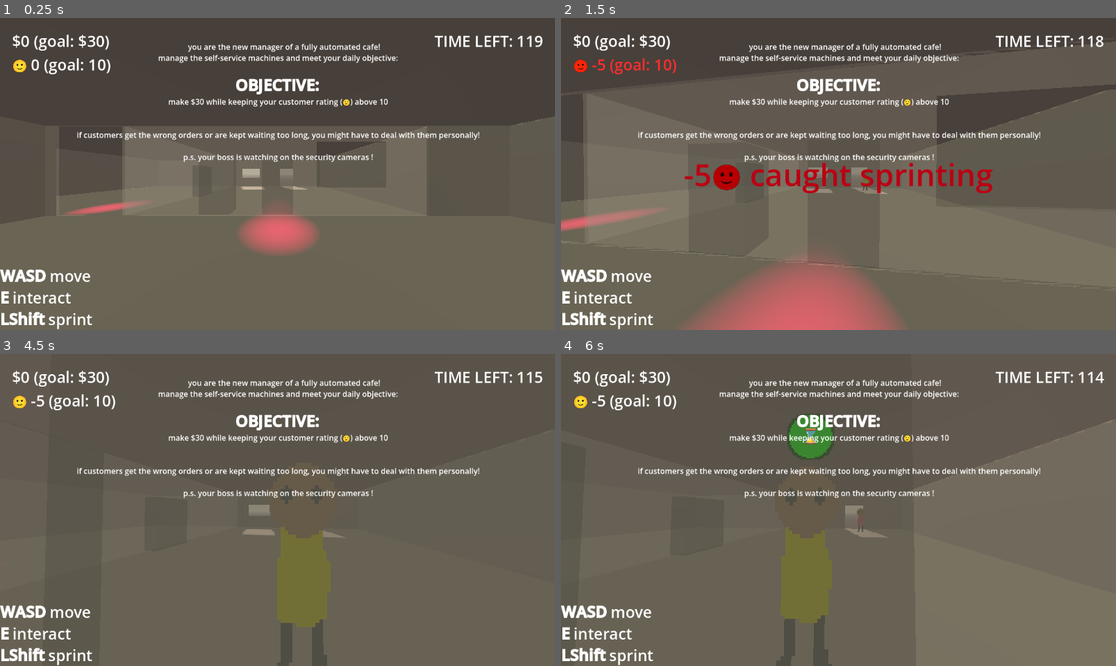
Above: before the commit, frames 1-4 (two rows, left to right).
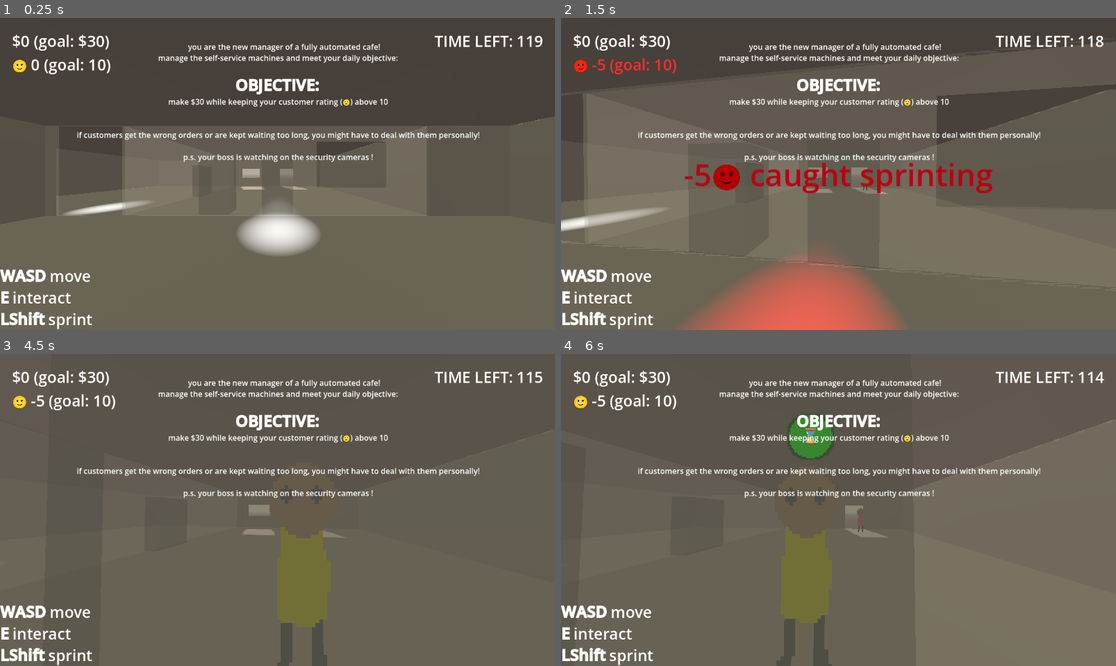
Above: after the commit, the same moments.

Repository: Sunday-Studio-Team/cafe
Game: Godot game, scene res://main.tscn
Two runs of this game, one before a commit and one after it. Both use one fixed random seed, a clock stepped at 60 frames per second and the inputs below.
Inputs (mouse positions are in pixels of both pictures, inside the frame that each line leads up to):
- Up to frame 1 (0.25 s): no input
- Up to frame 2 (1.5 s): move the mouse to (866, 174) at 0.52 s; hold E (interact) 0.53-1.28 s; hold W (move_forward) from 0.53 s (still down); move the mouse to (810, 174) at 1.27 s; tap Shift (sprint) at 1.35 s
- Up to frame 3 (4.5 s): keep holding W (move_forward); move the mouse to (288, 503) at 2.02 s; tap I at 2.1, 4.35 s; tap Enter at 2.75 s; move the mouse to (271, 516) at 2.77 s; tap E (interact) at 2.85 s; move the mouse to (316, 513) at 3.52 s; hold Shift (sprint) 3.53-4.28 s; move the mouse to (233, 506) at 4.27 s
- Up to frame 4 (6 s): tap Space at 5 s; move the mouse to (844, 510) at 5.02 s; hold E (interact) 5.03-5.78 s; tap Enter at 5.75 s; move the mouse to (816, 503) at 5.77 s; release W (move_forward) at 5.78 s; hold D (move_right) from 5.78 s (still down); tap Shift (sprint) at 5.85 s

The runs differ from the first frame. In frame 1, 2.0% of the frame differs, in the area x 11-58%, y 58-77%; in frame 2, 0.7%; in frame 3, less than 0.1%; in frame 4, less than 0.1%.

Commit message:
change security cam light color if player in los

Diff:
--- a/godot/machine.gd
+++ b/godot/machine.gd
@@ -117,6 +117,15 @@
 		final_order_indicator.modulate = Color.RED
 
 
+#Fixes the machine
+func fix_machine() -> void:
+	fix_machine_button.hide()
+	broken_down = false
+	if customer:
+		customer_order_indicator.show()
+		timer.start()
+
+
 func _on_order_finished() -> void:
 	completed_order = Global.drinks.pick_random()
 	#completed_order = Global.full_wrong_drink # make every order fully wrong for testing
@@ -185,30 +194,24 @@
 	broken_down = true
 	breakdown_sound.play()
 
-
-#func _on_fix_machine_button_pressed() -> void:
+	#func _on_fix_machine_button_pressed() -> void:
 	#fix_machine_button.hide()
 	#broken_down = false
 	#if customer:
-		#customer_order_indicator.show()
-		#timer.start()
+	#customer_order_indicator.show()
+	#timer.start()
+
 
 func _on_fix_machine_button_pressed() -> void:
 	#Connects the fix machine to the minigame event and starts the minigame
 	Events.minigame_end.connect(_on_minigame_end)
 	Events.minigame_active.emit()
 
+
 func _on_minigame_end():
 	Events.minigame_end.disconnect(_on_minigame_end)
 	fix_machine()
 
-#Fixes the machine
-func fix_machine() -> void:
-	fix_machine_button.hide()
-	broken_down = false
-	if customer:
-		customer_order_indicator.show()
-		timer.start()
 
 func _on_customer_approached_window(customer_at_window: Customer) -> void:
 	if customer_at_window != customer:
--- a/godot/security_cam.gd
+++ b/godot/security_cam.gd
@@ -26,12 +26,14 @@
 
 
 func _physics_process(_delta: float) -> void:
-	if not timer.is_stopped():
-		return
+	var player_in_spotlight := false
 
 	for r in all_rays:
 		var collider = r.get_collider()
 		if collider == Global.player:
+			if not timer.is_stopped():
+				return
+
 			if Input.is_action_pressed("sprint") and Global.player.get_last_motion() != Vector3.ZERO:
 				Events.player_caught_sprinting.emit()
 				timer.start()
@@ -40,7 +42,14 @@
 				Events.player_caught_remaking.emit()
 				timer.start()
 				Global.customer_score -= Global.penalty_for_remaking_drink
+
+			player_in_spotlight = true
 			break
+
+	if player_in_spotlight:
+		spotlight.light_color = Color.RED
+	else:
+		spotlight.light_color = Color.WHITE
 
 
 # duplicates our raycast many times, covering roughly the area of the spotlight
--- a/godot/security_cam.tscn
+++ b/godot/security_cam.tscn
@@ -10,9 +10,8 @@
 
 [node name="SpotLight3D" type="SpotLight3D" parent="." unique_id=1348601655]
 transform = Transform3D(1, 0, 0, 0, 0.25881904, 0.9659257, 0, -0.9659257, 0.25881904, 0, 0, 0)
-light_color = Color(0.90588236, 0, 0.32941177, 1)
 light_energy = 10.0
-light_volumetric_fog_energy = 16.0
+light_volumetric_fog_energy = 2.5
 spot_angle = 20.0
 
 [node name="RayCast3D" type="RayCast3D" parent="SpotLight3D" unique_id=1998490399]
Not shown: 1 places in godot/main.tscn that only renumber resources
